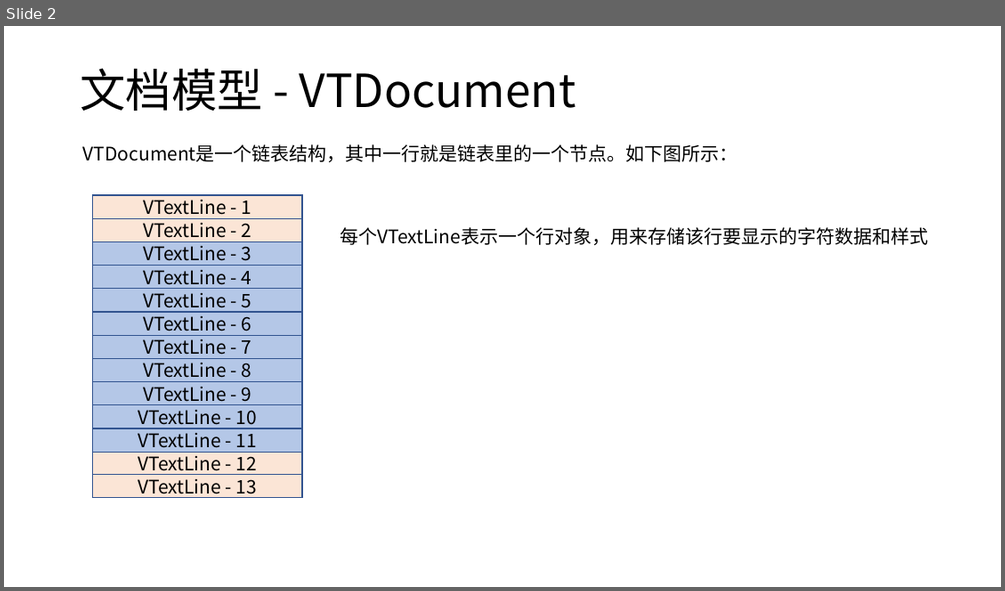
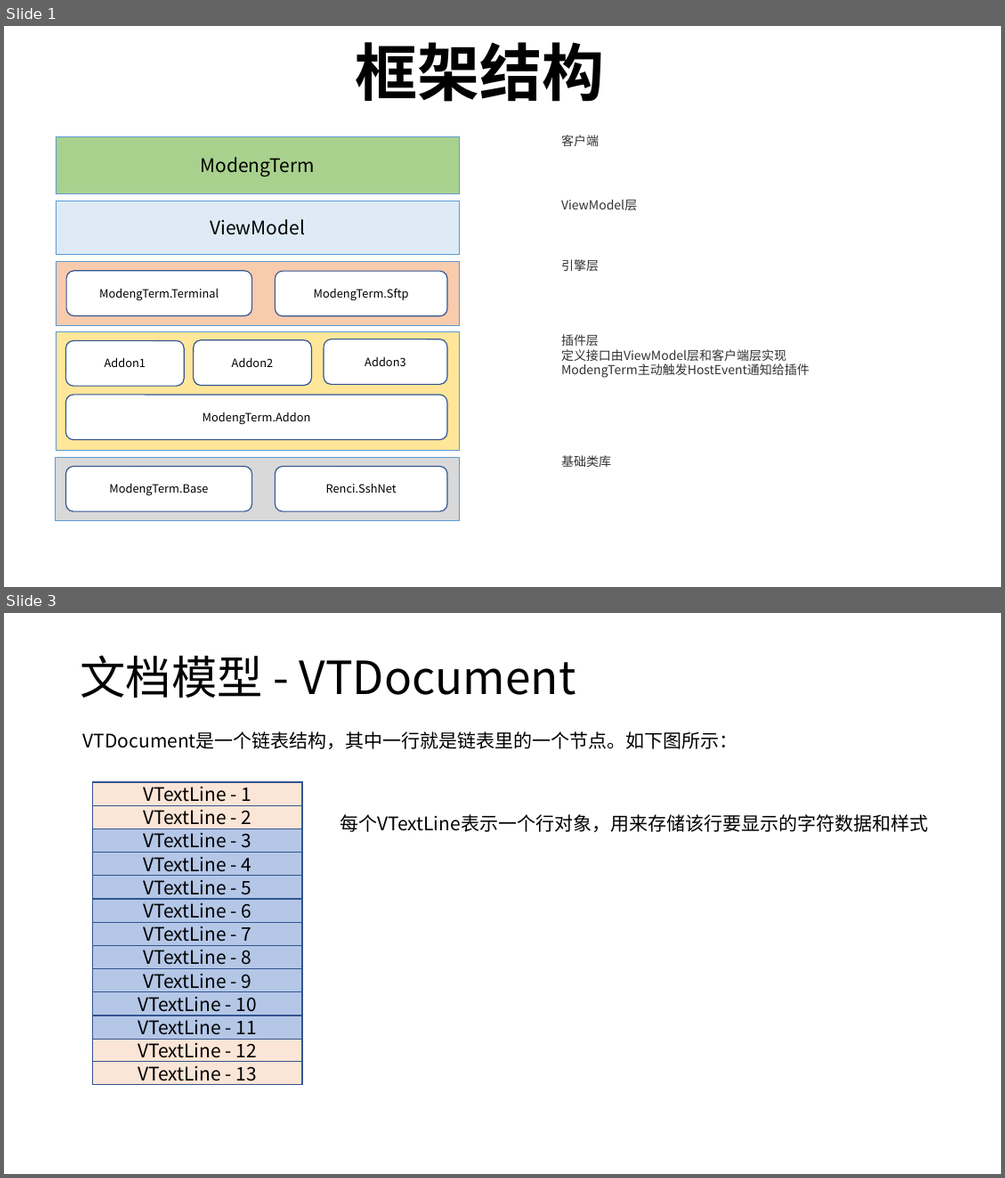
Before and after one commit to 294797392/ModengTerm, a slide deck: Documents/设计文档.pptx. Shown one above the other, each under a label of ours: slide 2 before the commit, slides 1 and 3 after it; the slides between them are not shown. The pictures are 1005x591 and 1005x1178 pixels, drawn with LibreOffice and Linux fonts; fonts in the diff are those of the drawing. Boxes give left, top, right and bottom in pixels: in the first picture for what was removed or moved away, otherwise in the second. Text is boxed around its words. In the diff, an @@ line names an element or a change of style, - is before the commit and + after.

```diff
--- a/Documents/设计文档.pptx
+++ b/Documents/设计文档.pptx
@@ slide 1 added at (4,26,1001,587), background #FFFFFF @@
@@ text added at (356,42,605,102), 60 pt, text #000000, bold @@
+框架结构
@@ rectangle added at (56,136,460,194), fill #A9D18E, outline #5B9BD5 0.5 pt, 18 pt, text #000000 @@
+ModengTerm
@@ text added at (561,135,599,146), 12 pt, text #323232 @@
+客户端
@@ rectangle added at (56,201,460,255), fill #DEEBF7, outline #5B9BD5 0.5 pt, 18 pt, text #000000 @@
+ViewModel
@@ text added at (561,200,637,210), 12 pt, text #323232 @@
+ViewModel层
@@ rectangle added at (56,262,460,325), fill #F8CBAD, outline #5B9BD5 0.5 pt @@
@@ text added at (561,259,599,271), 12 pt, text #323232 @@
+引擎层
@@ rounded rectangle added at (66,271,251,315), fill #FFFFFF, outline #325491 1 pt, 11 pt, text #000000 @@
+ModengTerm.Terminal
@@ rounded rectangle added at (275,272,446,316), fill #FFFFFF, outline #325491 1 pt, 11 pt, text #000000 @@
+ModengTerm.Sftp
@@ rectangle added at (56,332,460,450), fill #FFE699, outline #5B9BD5 0.5 pt @@
@@ rounded rectangle added at (66,341,184,386), fill #FFFFFF, outline #325491 1 pt, 11 pt, text #000000 @@
+Addon1
@@ rounded rectangle added at (194,340,311,385), fill #FFFFFF, outline #325491 1 pt, 11 pt, text #000000 @@
+Addon2
@@ rounded rectangle added at (324,339,447,384), fill #FFFFFF, outline #325491 1 pt, 11 pt, text #000000 @@
+Addon3
@@ text added at (561,334,809,378), 12 pt, text #323232 @@
+插件层
+定义接口由ViewModel层和客户端层实现
+ModengTerm主动触发HostEvent通知给插件
@@ rounded rectangle added at (66,394,447,440), fill #FFFFFF, outline #325491 1 pt, 11 pt, text #000000 @@
+ModengTerm.Addon
@@ rectangle added at (55,457,459,520), fill #D9D9D9, outline #5B9BD5 0.5 pt @@
@@ rounded rectangle added at (66,467,252,511), fill #FFFFFF, outline #325491 1 pt, 11 pt, text #000000 @@
+ModengTerm.Base
@@ rounded rectangle added at (275,467,446,511), fill #FFFFFF, outline #325491 1 pt, 11 pt, text #000000 @@
+Renci.SshNet
@@ text added at (561,455,611,467), 12 pt, text #323232 @@
+基础类库
@@ what was slide 2 is now slide 3 @@
```
Also in this commit, not shown: 1 slide changed, 29 other files.
